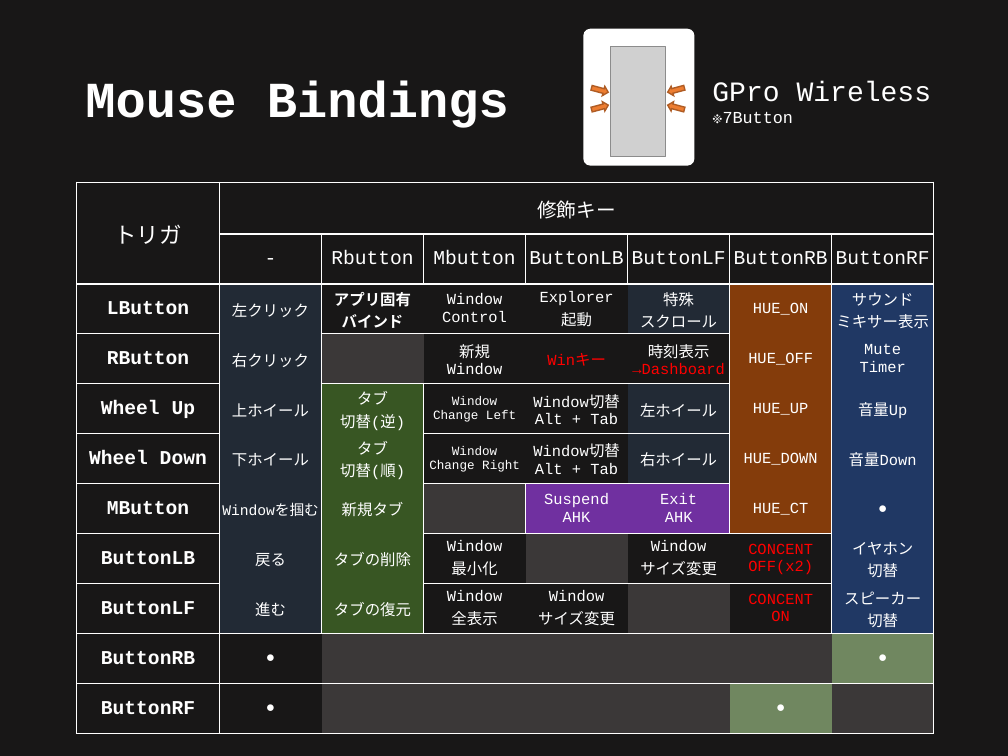
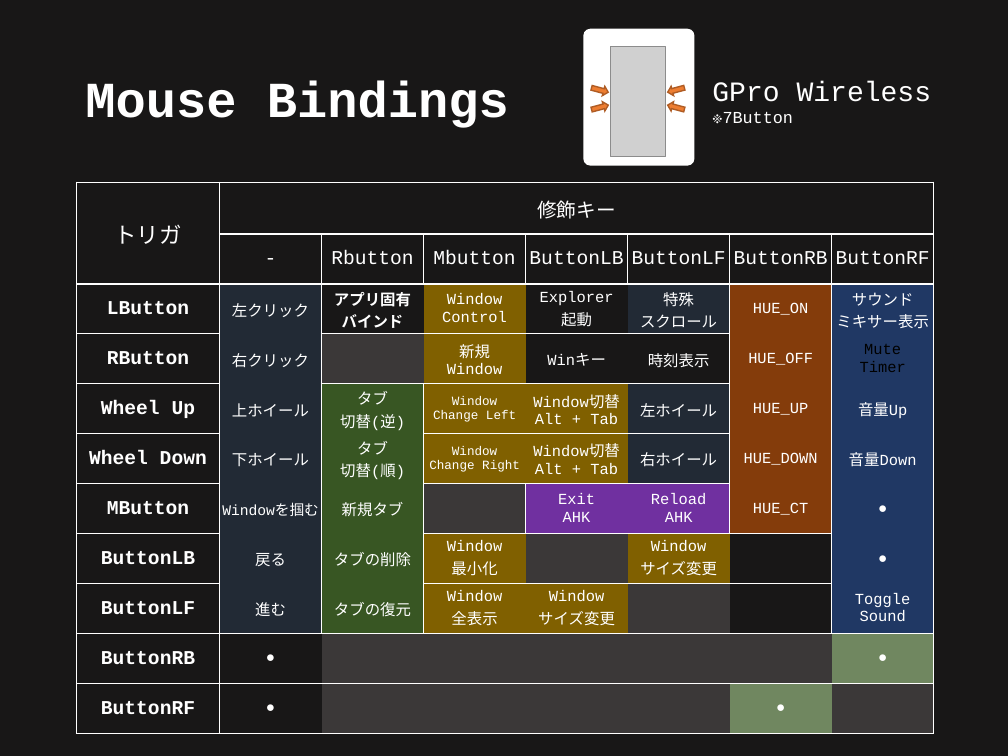
Before and after one commit to ittooo66/myAHK, a slide deck: slide 11 of MANUAL.pptx. Drawn at 1008x756 pixels with LibreOffice and Linux fonts; fonts in the diff are those of the drawing; grey boxes stand for pictures. Boxes give left, top, right and bottom in pixels: in the first picture for what was removed or moved away, otherwise in the second. Text is boxed around its words. In the diff, an @@ line names an element or a change of style, - is before the commit and + after.

```diff
--- a/MANUAL.pptx
+++ b/MANUAL.pptx
@@ table at (77, 182, 932, 734) @@
-row 4, column 6: 時刻表示 / →Dashboard
+row 4, column 6: 時刻表示
-row 7, column 5: Suspend / AHK
+row 7, column 5: Exit / AHK
-row 7, column 6: Exit / AHK
+row 7, column 6: Reload / AHK
-row 8, column 7: CONCENT / OFF(x2)
+row 8, column 7: 
-row 8, column 8: イヤホン / 切替
+row 8, column 8: ●
-row 9, column 7: CONCENT / ON
+row 9, column 7: 
-row 9, column 8: スピーカー / 切替
+row 9, column 8: Toggle / Sound
@@ fill none to #806000 in 10 cells @@
@@ text colour #FF0000 to #FFFFFF in "Winキー" @@
@@ text colour #FFFFFF to #000000 in "Mute", "Timer" @@
```
Also in this commit, not shown: 1 other slide changed.
